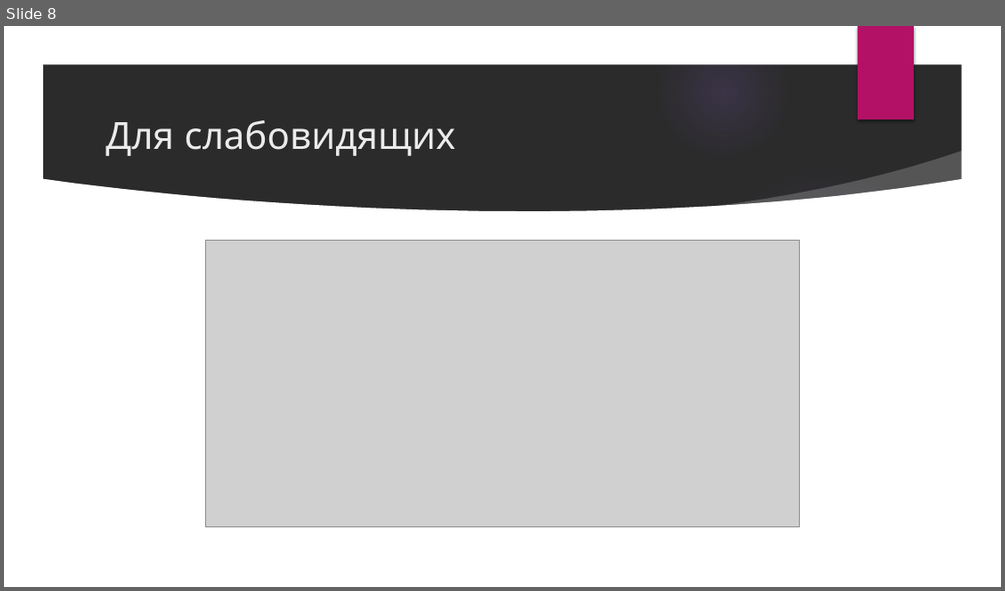
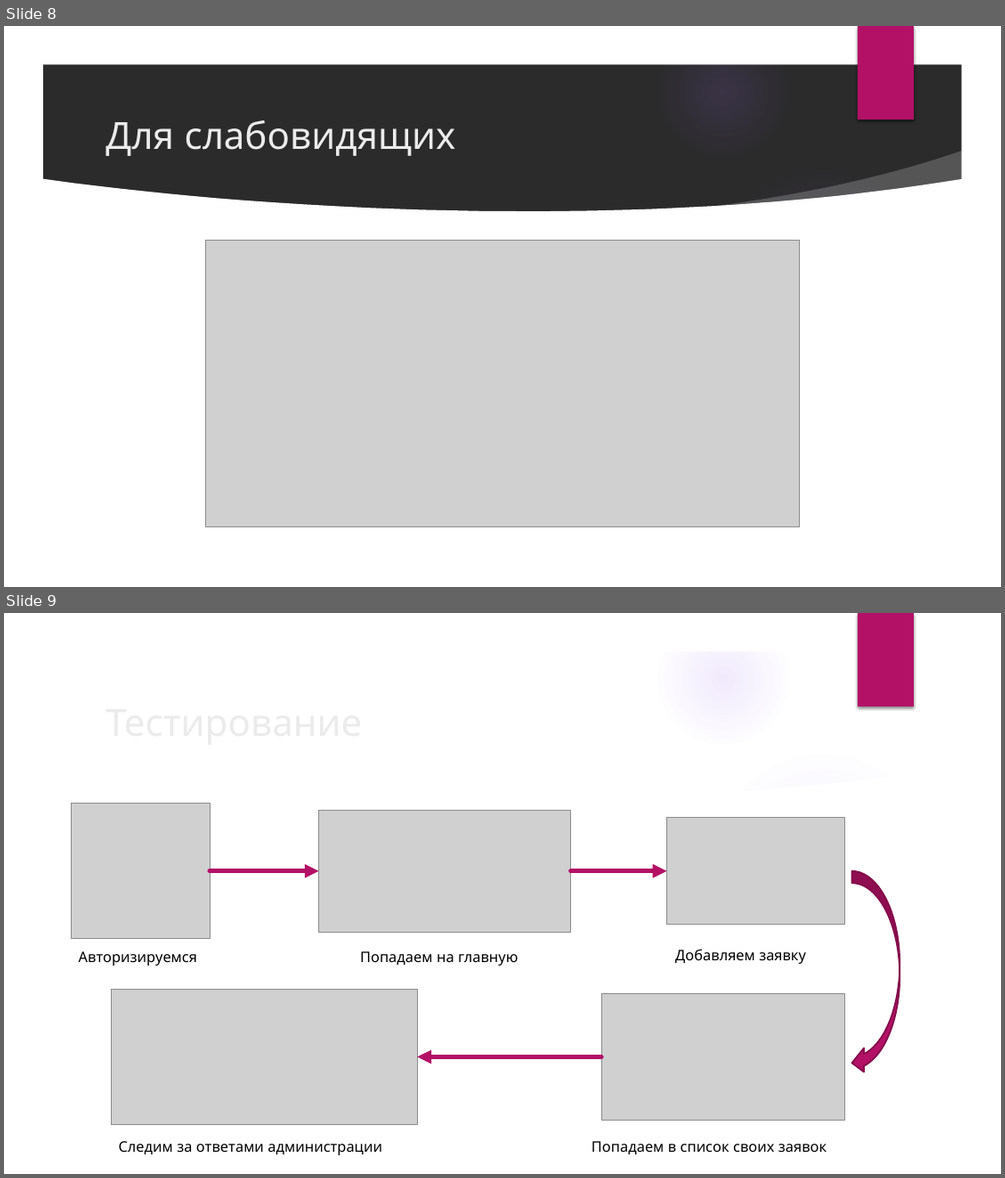
Before and after one commit to DaniilStolyarov/hostel, a slide deck: Semester_work/Презентация.pptx. Shown one above the other, each under a label of ours: slide 8 before the commit, slides 8 and 9 after it. The pictures are 1005x591 and 1005x1178 pixels, drawn with LibreOffice and Linux fonts; fonts in the diff are those of the drawing; grey boxes stand for pictures; background and template pictures are left out; a plain dark background stands for a picture behind light text. Boxes give left, top, right and bottom in pixels: in the first picture for what was removed or moved away, otherwise in the second. Text is boxed around its words. In the diff, an @@ line names an element or a change of style, - is before the commit and + after.

```diff
--- a/Semester_work/Презентация.pptx
+++ b/Semester_work/Презентация.pptx
@@ slide 9 added at (4, 613, 1001, 1174), background picture (left out); not listed: 9 template elements that a slide beside it also shows @@
@@ title added at (98, 692, 815, 750), 36 pt, text #EBEBEB @@
+Тестирование
@@ picture added at (72, 803, 210, 939) @@
@@ picture added at (319, 810, 571, 932) @@
@@ picture added at (666, 818, 844, 925) @@
@@ arrow added from (210, 871) to (319, 871), #B31166 4.5 pt @@
@@ arrow added from (571, 871) to (666, 871), #B31166 4.5 pt @@
@@ curved left arrow added at (852, 871, 900, 1075), fill #B31166, outline #840D4B 1.5 pt @@
@@ text added at (79, 951, 197, 965), 14 pt, text #000000 @@
+Авторизируемся
@@ text added at (360, 951, 518, 965), 14 pt, text #000000 @@
+Попадаем на главную
@@ text added at (675, 949, 806, 964), 14 pt, text #000000 @@
+Добавляем заявку
@@ picture added at (111, 989, 418, 1125) @@
@@ picture added at (601, 993, 845, 1120) @@
@@ arrow added from (601, 1056) to (418, 1056), #B31166 4.5 pt @@
@@ text added at (119, 1141, 382, 1155), 14 pt, text #000000 @@
+Следим за ответами администрации
@@ text added at (591, 1141, 826, 1154), 14 pt, text #000000 @@
+Попадаем в список своих заявок
```
Also in this commit, not shown: 1 slide removed, 2 other files.
